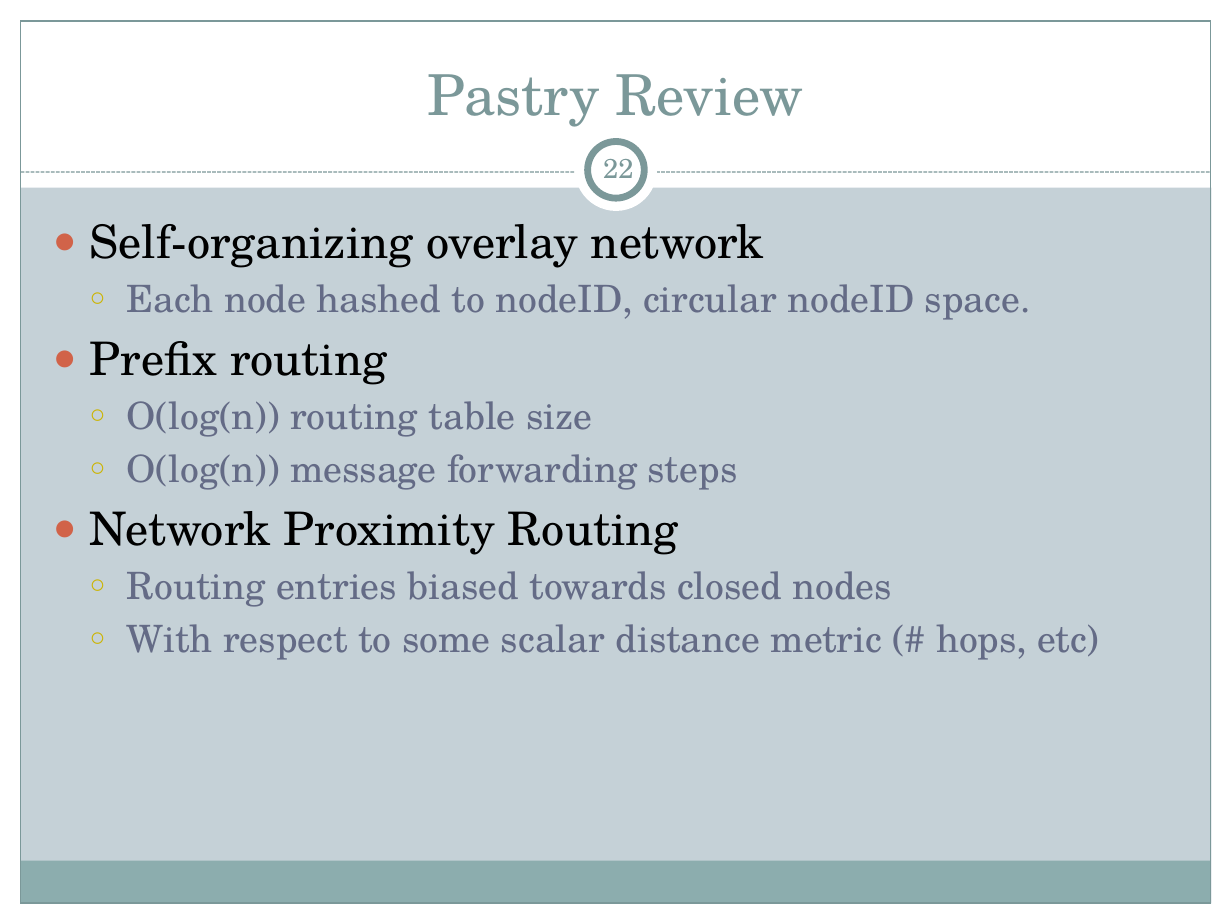
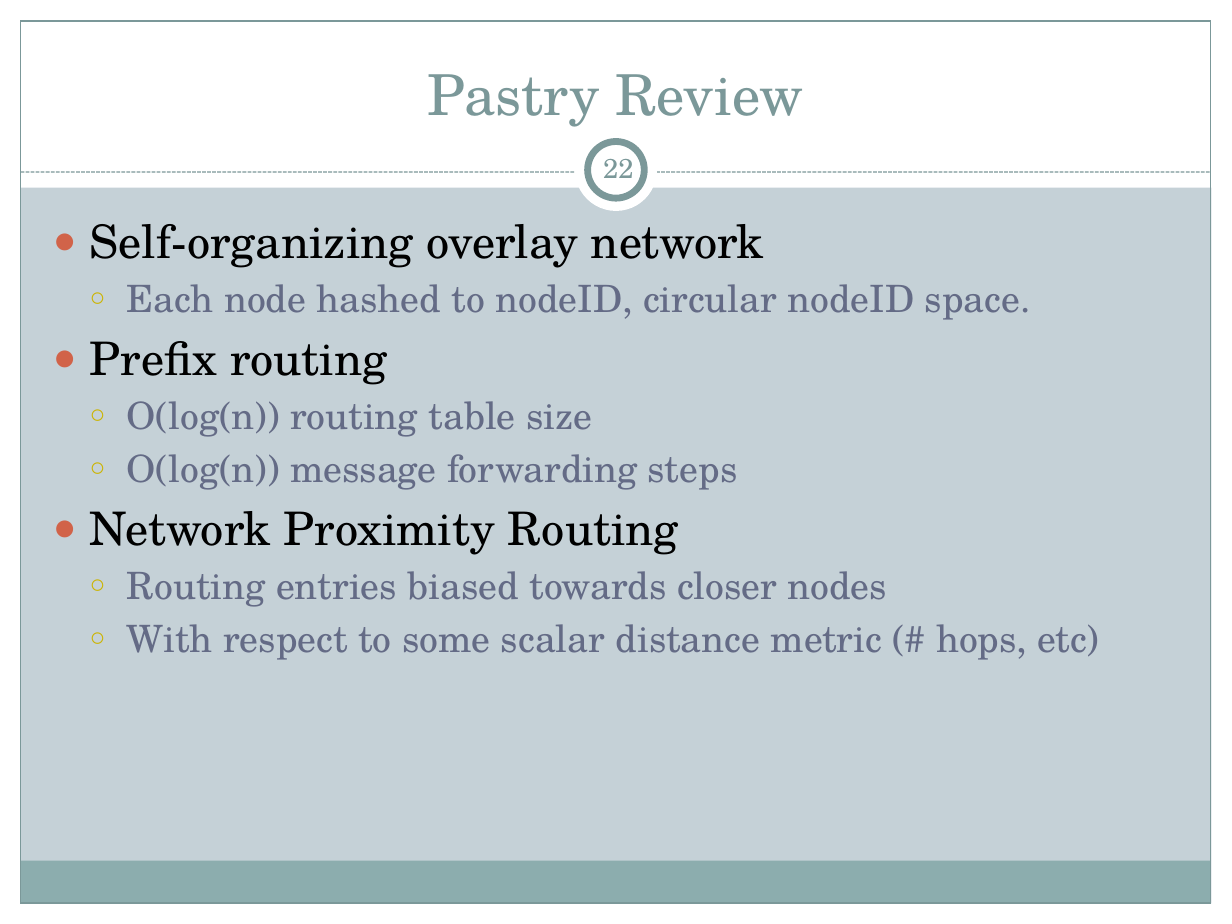
Before and after one commit to cs525-koala/documents, a slide deck: slide 22 of p2p/P2P Apps.pptx. Drawn at 1232x924 pixels with LibreOffice and Linux fonts; fonts in the diff are those of the drawing. Boxes give left, top, right and bottom in pixels: in the first picture for what was removed or moved away, otherwise in the second. Text is boxed around its words. In the diff, an @@ line names an element or a change of style, - is before the commit and + after.

Commit message:
presentation: small typo fixing, remove supurious node in pastry review

```diff
--- a/p2p/P2P Apps.pptx
+++ b/p2p/P2P Apps.pptx
@@ text at (127,571,888,607): text changed @@
-  ○ Routing entries biased towards closed nodes
+  ○ Routing entries biased towards closer nodes
```
Also in this commit, not shown: 1 other slide changed.
